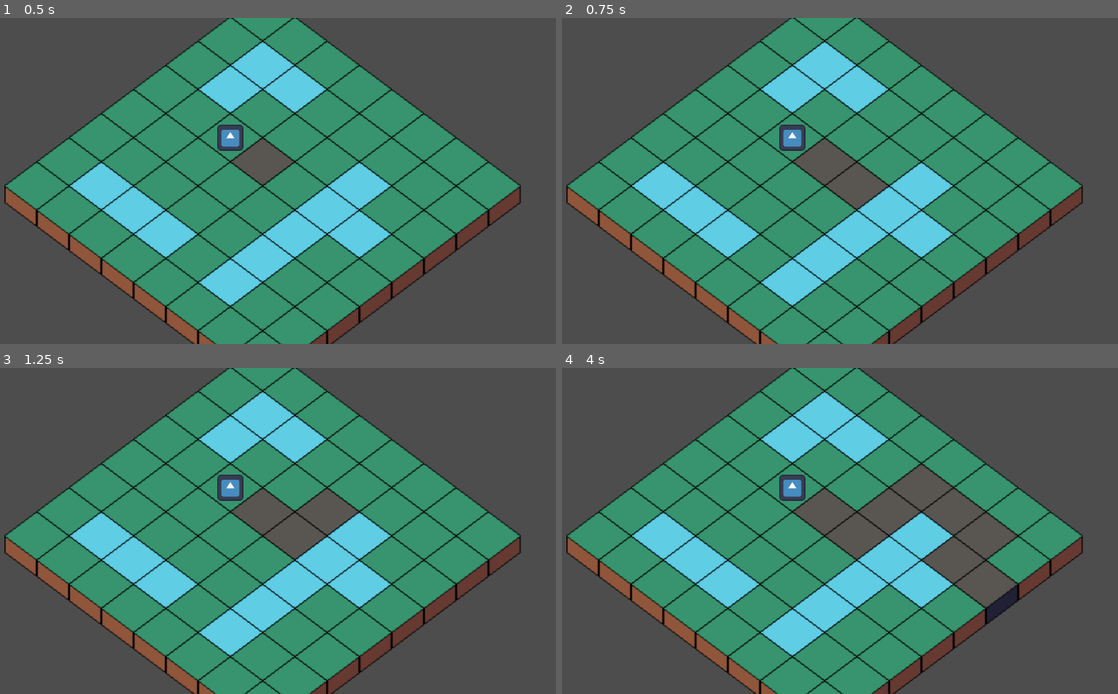
Above: before the commit, frames 1-4 (two rows, left to right).
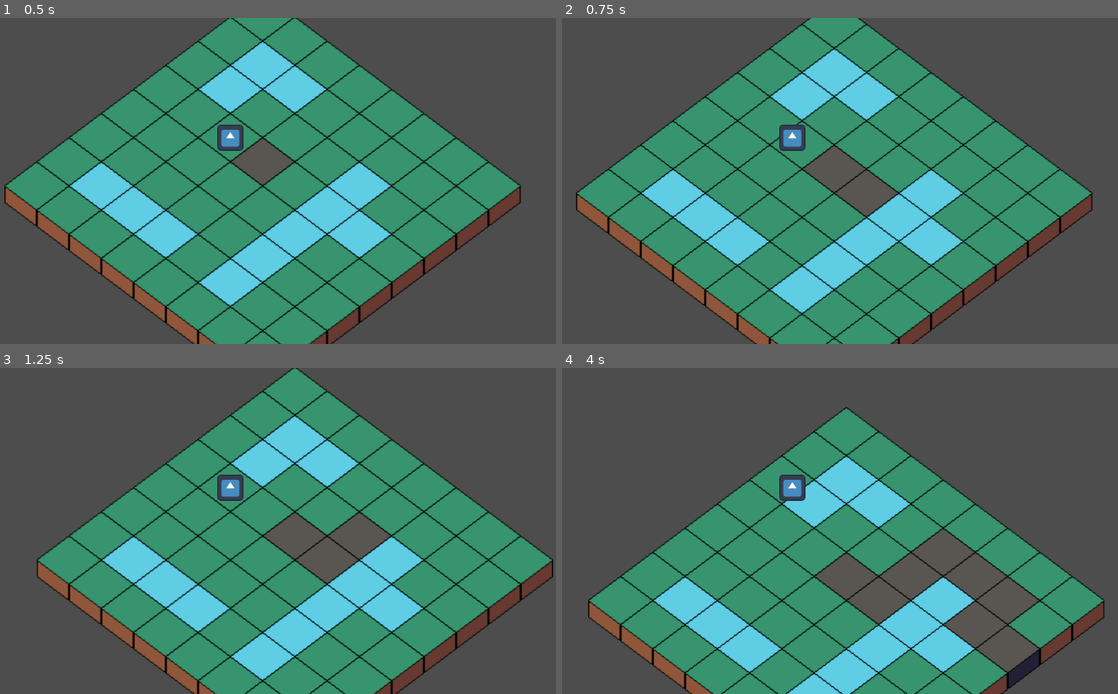
Above: after the commit, the same moments.

Repository: ermin-kurtic/isometric_prototype
Game: Godot game, scene res://scenes/tile_map.tscn
Two runs of this game, one before a commit and one after it. Both use one fixed random seed, a clock stepped at 60 frames per second and the inputs below. The engine's default icon, where the game draws it, is replaced by a stand-in: a white triangle on a blue panel in a dark square.
Inputs (mouse positions are in pixels of both pictures, inside the frame that each line leads up to):
- Up to frame 1 (0.5 s): no input
- Up to frame 2 (0.75 s): tap Enter at 0.5 s; move the mouse to (956, 164) at 0.52 s; press the mouse at (956, 164) at 0.53 s
- Up to frame 3 (1.25 s): no input
- Up to frame 4 (4 s): move the mouse to (712, 547) at 1.27 s; release the mouse at (712, 547) at 1.28 s; click (712, 547) at 1.35 s; move the mouse to (884, 459) at 2.02 s; press the mouse at (884, 459) at 2.03 s; move the mouse to (801, 596) at 2.77 s; release the mouse at (801, 596) at 2.78 s; click (801, 596) at 2.85 s; move the mouse to (1001, 579) at 3.52 s; press the mouse at (1001, 579) at 3.53 s

Frame 1 is identical in both runs. In frame 2, 16% of the frame differs, in the area x 0-96%, y 0-100%; in frame 3, 29%; in frame 4, 53%, in the area x 0-98%, y 0-100%.

Commit message:
adding unfinished problem with movement

Diff:
--- a/TileMap.gd
+++ b/TileMap.gd
@@ -7,9 +7,10 @@
 
 # variable for grey-colored box to draw out path taken
 const PATH_TAKEN_ATLAS_COORDS = Vector2i(2, 0)
+# Variable for the size of the map rectangle
+# const MAP_RECT = Rect2i(-3, -3, 8, 8)
 
-# Variable for the size of the map rectangle
-const MAP_RECT = Rect2i(-3, -3, 8, 8)
+var current_id_path: Array[Vector2i]
 
 
 ## Called when the node enters the scene tree for the first time.
@@ -24,11 +25,11 @@
 
 	# Rect2i -> Rectangle starting position in gamecamera (coordinate)
 	# & width/height of the rectangle, last two numbers (8x8) boxes
-	astar_grid.region = MAP_RECT
+	astar_grid.region = get_used_rect()
 
 	# cell_size for tileMaps (coordinates), if you
 	# wish to draw out something on an exact place on them
-	astar_grid.cell_size = Vector2i(64, 64)
+	# astar_grid.cell_size = Vector2i(64, 64)
 
 	# Rule system for movement
 	# No diagonal movement
@@ -74,6 +75,18 @@
 	).slice(1)
 
 	print(id_path)
+
+	if id_path.is_empty() == false:
+		current_id_path = id_path
+
+
+func _physics_process(delta):
+	if current_id_path.is_empty():
+		return
+
+	var target_position = map_to_local(current_id_path.front())
+
+	global_position = global_position.move_toward(target_position, 1)
 # Called every frame. 'delta' is the elapsed time since the previous frame.
 func _process(_delta):
 	pass
Not shown, added: scenes/til5914.tmp
Not shown, added: scenes/tilE053.tmp
Not shown, added: scenes/tilFF35.tmp
